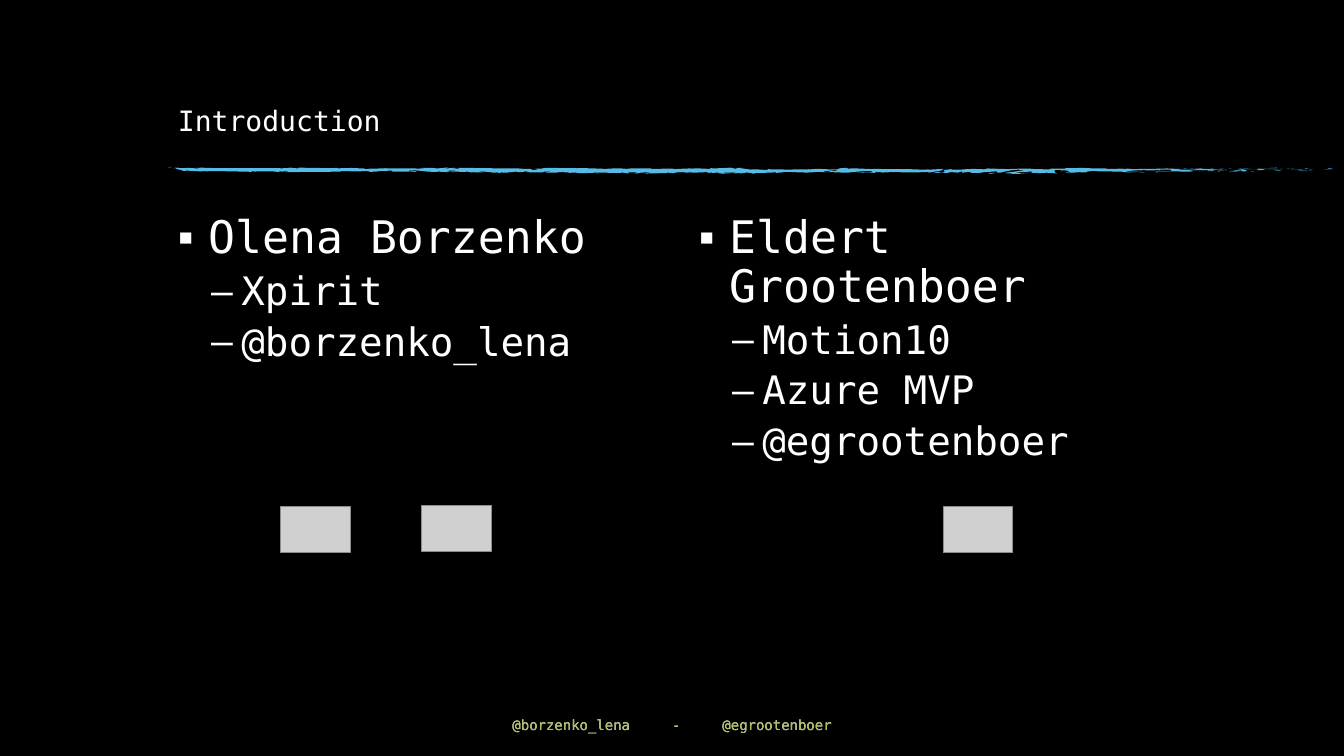
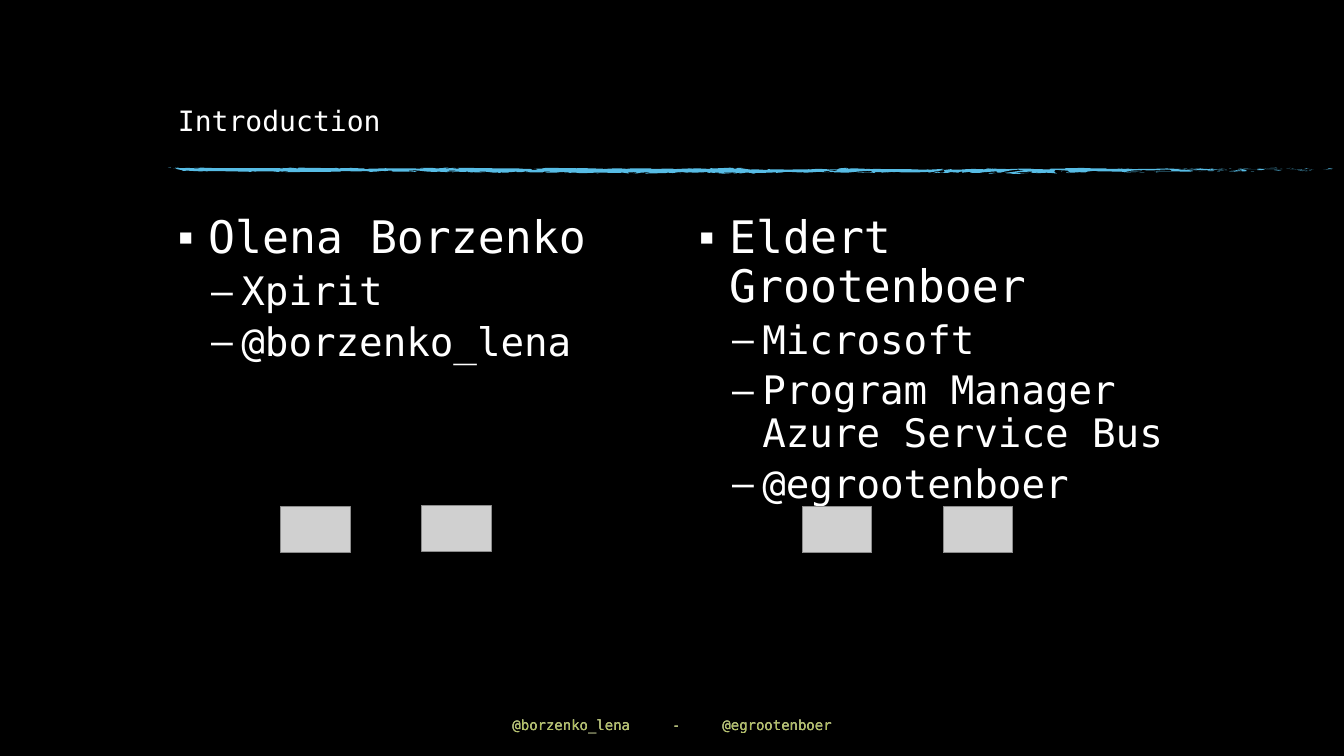
Before and after one commit to EldertGrootenboer/Impactful-mentorship-2-sides-of-a-story, a slide deck: slide 2 of Impactful mentorship; 2 sides of a story.pptx. Drawn at 1344x756 pixels with LibreOffice and Linux fonts; fonts in the diff are those of the drawing; grey boxes stand for pictures; background and template pictures are left out. Boxes give left, top, right and bottom in pixels: in the first picture for what was removed or moved away, otherwise in the second. Text is boxed around its words. In the diff, an @@ line names an element or a change of style, - is before the commit and + after.

```diff
--- a/Impactful mentorship; 2 sides of a story.pptx
+++ b/Impactful mentorship; 2 sides of a story.pptx
@@ text at [762,324,1163,448]: text changed @@
-  – Motion10
-  – Azure MVP
+  – Microsoft
+  – Program Manager Azure Service Bus
@@ picture added at [803,507,872,554] @@
```
Also in this commit, not shown: 4 other slides changed.
